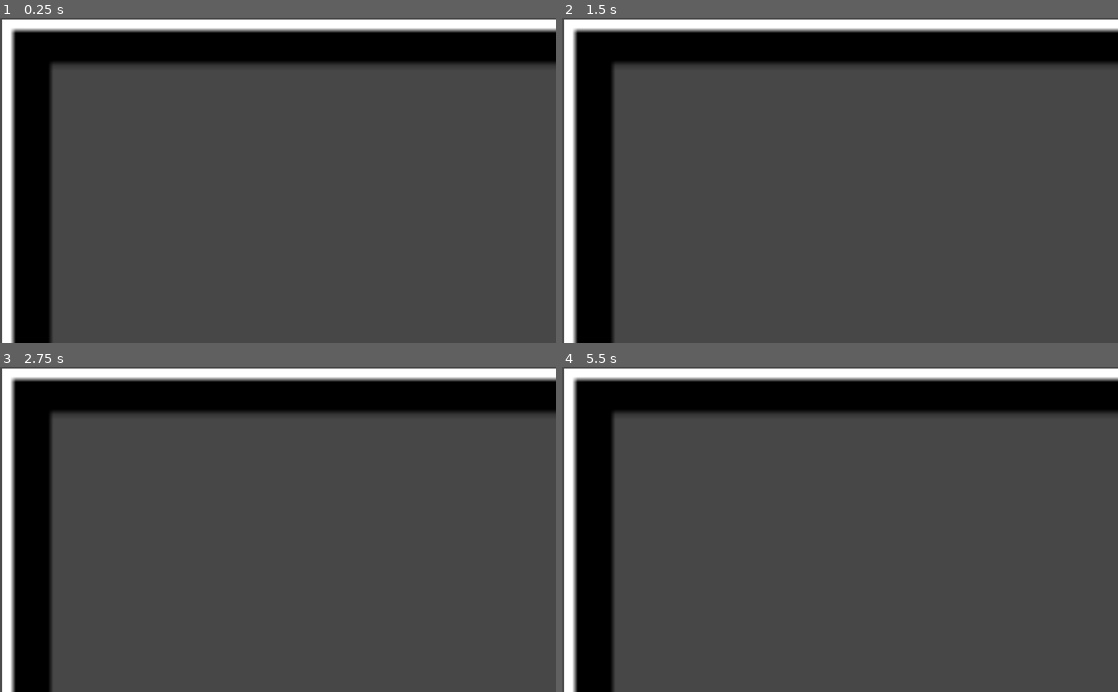
Above: before the commit, frames 1-4 (two rows, left to right).
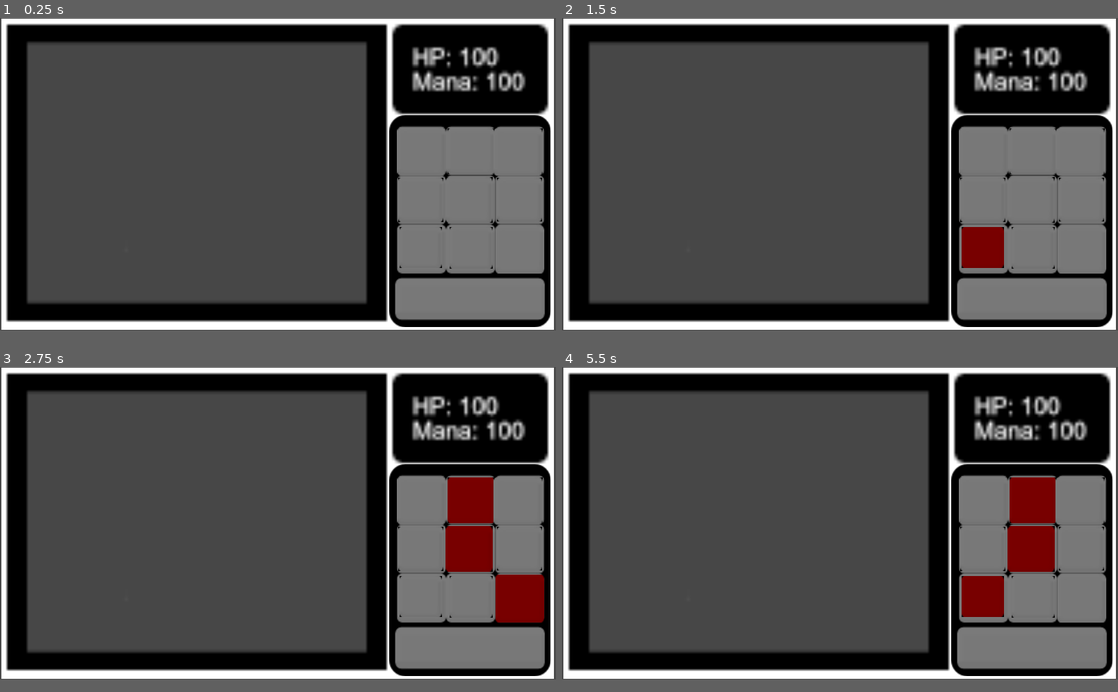
Above: after the commit, the same moments.

Repository: m-at-FNSPE/fitgamejam-team10
Game: Godot game, scene res://RuneTablet/RuneTablet.tscn
The game is run twice, just before and just after one commit, with the same random seed, the same clock (stepped at 60 frames per second) and the same inputs. Before the commit the project has no main scene; this scene is started directly in both runs.
Inputs:
- Up to frame 1 (0.25 s): no input
- Up to frame 2 (1.5 s): tap Enter at 0.5 s; hold , (rune_bottom_right, bound only after the commit) 0.53-1.28 s; tap M (rune_bottom_mid, bound only after the commit) at 0.6 s; tap Space (rune_confirm, bound only after the commit) at 0.8, 1.25, 1.35 s; hold N (rune_bottom_left, bound only after the commit) from 1.28 s (still down)
- Up to frame 3 (2.75 s): tap J (rune_mid_mid, bound only after the commit) at 1.55, 2.1 s; tap Space (rune_confirm, bound only after the commit) at 2 s; release N (rune_bottom_left, bound only after the commit) at 2.03 s; hold , (rune_bottom_right, bound only after the commit) from 2.03 s (still down); tap U (rune_top_mid, bound only after the commit) at 2.3 s
- Up to frame 4 (5.5 s): tap Space (rune_confirm, bound only after the commit) at 2.75, 3.5, 3.8, 4.25, 4.35 s; tap U (rune_top_mid, bound only after the commit) at 2.85, 5.3 s; tap M (rune_bottom_mid, bound only after the commit) at 3.05, 3.6 s; release , (rune_bottom_right, bound only after the commit) at 3.53 s; hold N (rune_bottom_left, bound only after the commit) from 3.53 s (still down); tap J (rune_mid_mid, bound only after the commit) at 4.55, 5.1 s
In our replay, the window is 800x468 before the commit and 800x450 after it. These sizes can differ from the game's own. Grey fills any space a smaller window leaves; there, only what the larger window draws over its background counts as a difference.

The runs differ from the first frame. In frame 1, 45% of the frame differs, in the area x 0-100%, y 0-100%; in frame 2, 45%; in frame 3, 45%; in frame 4, 45%.

Commit message:
Changed input map and some other stuff

Diff:
--- a/project.godot
+++ b/project.godot
@@ -11,7 +11,15 @@
 [application]
 
 config/name="Fitgamejam-team 10"
+run/main_scene="res://RuneTablet/RuneTablet.tscn"
 config/icon="res://icon.png"
+
+[display]
+
+window/size/width=1920
+window/size/height=1080
+window/stretch/mode="2d"
+window/stretch/aspect="keep"
 
 [editor]
 
@@ -26,6 +34,59 @@
 
 common/drop_mouse_on_gui_input_disabled=true
 
+[input]
+
+rune_top_left={
+"deadzone": 0.5,
+"events": [ Object(InputEventKey,"resource_local_to_scene":false,"resource_name":"","device":0,"alt":false,"shift":false,"control":false,"meta":false,"command":false,"pressed":false,"scancode":89,"physical_scancode":0,"unicode":0,"echo":false,"script":null)
+ ]
+}
+rune_top_mid={
+"deadzone": 0.5,
+"events": [ Object(InputEventKey,"resource_local_to_scene":false,"resource_name":"","device":0,"alt":false,"shift":false,"control":false,"meta":false,"command":false,"pressed":false,"scancode":85,"physical_scancode":0,"unicode":0,"echo":false,"script":null)
+ ]
+}
+rune_top_right={
+"deadzone": 0.5,
+"events": [ Object(InputEventKey,"resource_local_to_scene":false,"resource_name":"","device":0,"alt":false,"shift":false,"control":false,"meta":false,"command":false,"pressed":false,"scancode":73,"physical_scancode":0,"unicode":0,"echo":false,"script":null)
+ ]
+}
+rune_mid_left={
+"deadzone": 0.5,
+"events": [ Object(InputEventKey,"resource_local_to_scene":false,"resource_name":"","device":0,"alt":false,"shift":false,"control":false,"meta":false,"command":false,"pressed":false,"scancode":72,"physical_scancode":0,"unicode":0,"echo":false,"script":null)
+ ]
+}
+rune_mid_mid={
+"deadzone": 0.5,
+"events": [ Object(InputEventKey,"resource_local_to_scene":false,"resource_name":"","device":0,"alt":false,"shift":false,"control":false,"meta":false,"command":false,"pressed":false,"scancode":74,"physical_scancode":0,"unicode":0,"echo":false,"script":null)
+ ]
+}
+rune_mid_right={
+"deadzone": 0.5,
+"events": [ Object(InputEventKey,"resource_local_to_scene":false,"resource_name":"","device":0,"alt":false,"shift":false,"control":false,"meta":false,"command":false,"pressed":false,"scancode":75,"physical_scancode":0,"unicode":0,"echo":false,"script":null)
+ ]
+}
+rune_bottom_left={
+"deadzone": 0.5,
+"events": [ Object(InputEventKey,"resource_local_to_scene":false,"resource_name":"","device":0,"alt":false,"shift":false,"control":false,"meta":false,"command":false,"pressed":false,"scancode":78,"physical_scancode":0,"unicode":0,"echo":false,"script":null)
+ ]
+}
+rune_bottom_mid={
+"deadzone": 0.5,
+"events": [ Object(InputEventKey,"resource_local_to_scene":false,"resource_name":"","device":0,"alt":false,"shift":false,"control":false,"meta":false,"command":false,"pressed":false,"scancode":77,"physical_scancode":0,"unicode":0,"echo":false,"script":null)
+ ]
+}
+rune_bottom_right={
+"deadzone": 0.5,
+"events": [ Object(InputEventKey,"resource_local_to_scene":false,"resource_name":"","device":0,"alt":false,"shift":false,"control":false,"meta":false,"command":false,"pressed":false,"scancode":44,"physical_scancode":0,"unicode":0,"echo":false,"script":null)
+ ]
+}
+rune_confirm={
+"deadzone": 0.5,
+"events": [ Object(InputEventKey,"resource_local_to_scene":false,"resource_name":"","device":0,"alt":false,"shift":false,"control":false,"meta":false,"command":false,"pressed":false,"scancode":32,"physical_scancode":0,"unicode":0,"echo":false,"script":null)
+ ]
+}
+
 [physics]
 
 common/enable_pause_aware_picking=true
